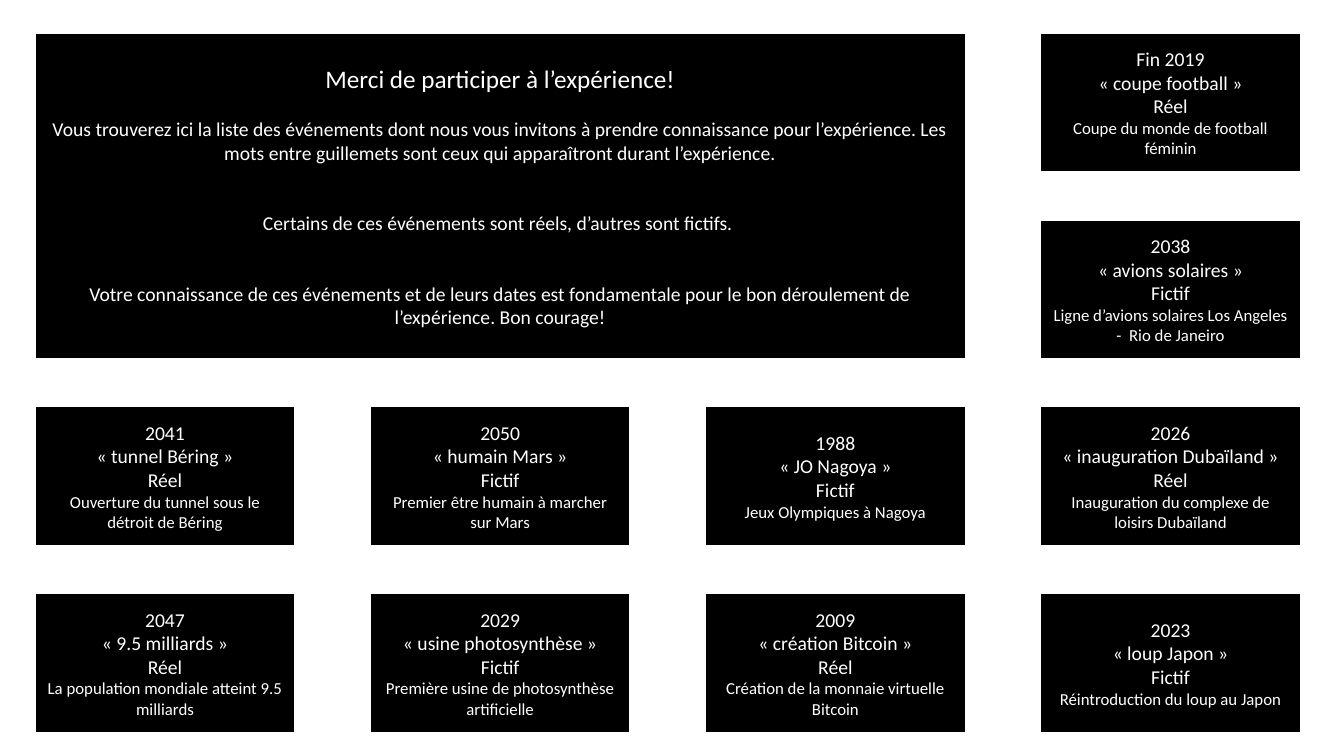
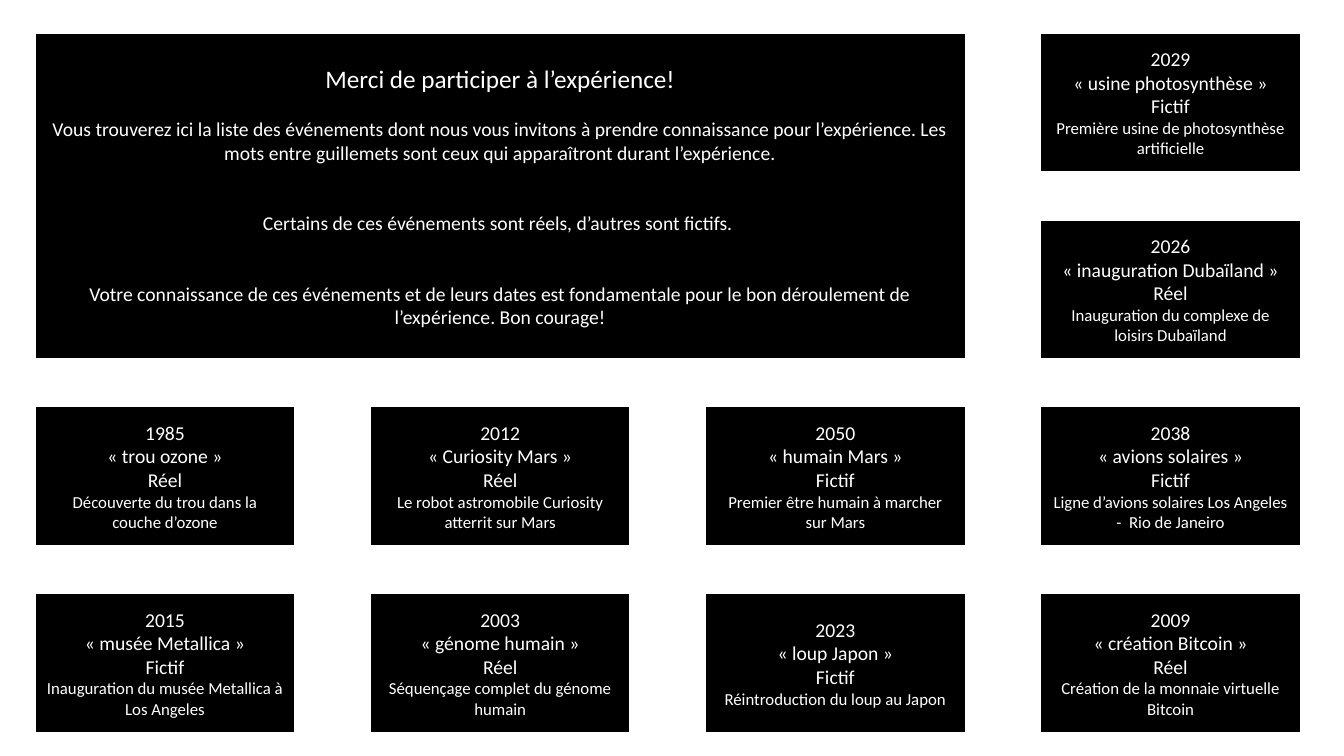
Before and after one commit to Anosaw/PCBS_Self-projection_in_MTT, a slide deck: slide 1 of documents/participant_event_list13.pptx. Drawn at 1344x756 pixels with LibreOffice and Linux fonts; fonts in the diff are those of the drawing. Boxes give left, top, right and bottom in pixels: in the first picture for what was removed or moved away, otherwise in the second. Text is boxed around its words. In the diff, an @@ line names an element or a change of style, - is before the commit and + after.

```diff
--- a/documents/participant_event_list13.pptx
+++ b/documents/participant_event_list13.pptx
@@ text in rectangle at [1056,53,1284,154]: text changed @@
-Fin 2019
-« coupe football »
-Réel
-Coupe du monde de football féminin
+2029
+« usine photosynthèse »
+Fictif
+Première usine de photosynthèse artificielle
@@ text in rectangle at [1071,239,1269,341]: text changed @@
-2038
-« avions solaires »
-Fictif
-Ligne d’avions solaires Los Angeles - Rio de Janeiro
+2026
+« inauguration Dubaïland »
+Réel
+Inauguration du complexe de loisirs Dubaïland
@@ text in rectangle at [122,426,208,463]: text changed @@
-2041
-« tunnel Béring »
+1985
+« trou ozone »
@@ text in rectangle at [397,427,603,528]: text changed @@
-2050
-« humain Mars »
-Fictif
-Premier être humain à marcher sur Mars
+2012
+« Curiosity Mars »
+Réel
+Le robot astromobile Curiosity atterrit sur Mars
@@ text in rectangle at [783,427,888,463]: text changed @@
-1988
-« JO Nagoya »
+2050
+« humain Mars »
@@ text in rectangle at [1054,426,1287,528]: text changed @@
-2026
-« inauguration Dubaïland »
-Réel
-Inauguration du complexe de loisirs Dubaïland
+2038
+« avions solaires »
+Fictif
+Ligne d’avions solaires Los Angeles - Rio de Janeiro
@@ text in rectangle at [73,496,257,528]: text changed @@
-Ouverture du tunnel sous le détroit de Béring
+Découverte du trou dans la couche d’ozone
@@ text in rectangle at [728,496,942,528]: text changed @@
-Jeux Olympiques à Nagoya
+Premier être humain à marcher sur Mars
@@ text in rectangle at [47,614,283,718]: text changed @@
-2047
-« 9.5 milliards »
-Réel
-La population mondiale atteint 9.5 milliards
+2015
+« musée Metallica »
+Fictif
+Inauguration du musée Metallica à Los Angeles
@@ text in rectangle at [389,614,612,715]: text changed @@
-2029
-« usine photosynthèse »
-Fictif
-Première usine de photosynthèse artificielle
+2003
+« génome humain »
+Réel
+Séquençage complet du génome humain
@@ text in rectangle at [725,624,946,708]: text changed @@
-2009
-« création Bitcoin »
-Réel
-Création de la monnaie virtuelle Bitcoin
+2023
+« loup Japon »
+Fictif
+Réintroduction du loup au Japon
@@ text in rectangle at [1061,614,1279,715]: text changed @@
-2023
-« loup Japon »
-Fictif
-Réintroduction du loup au Japon
+2009
+« création Bitcoin »
+Réel
+Création de la monnaie virtuelle Bitcoin
```
Also in this commit, not shown: 1 other slide changed, 16 other files.
